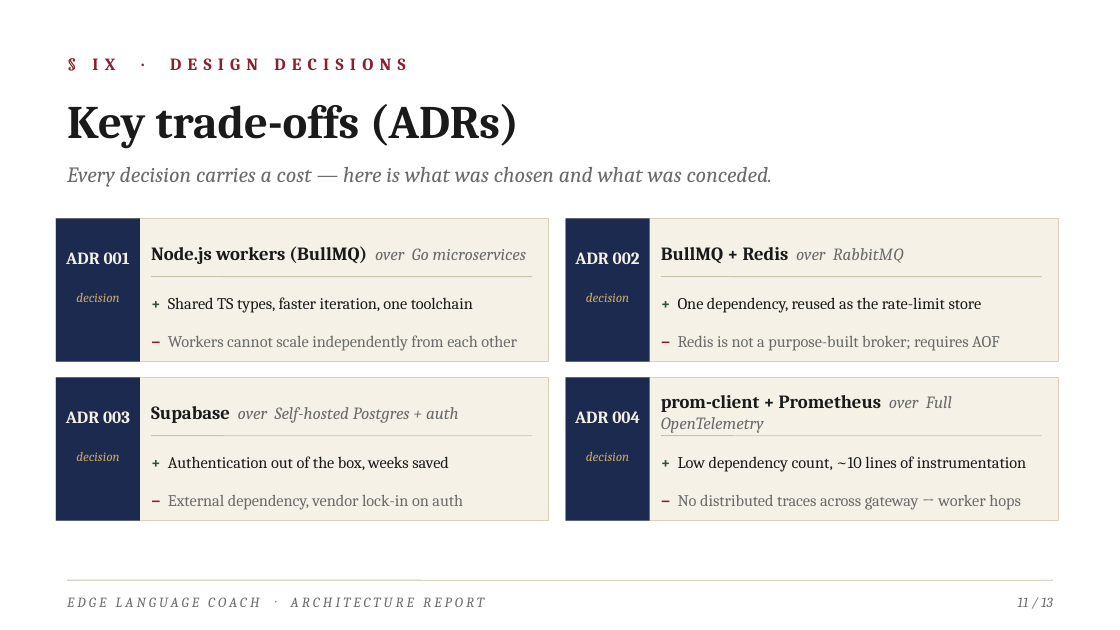
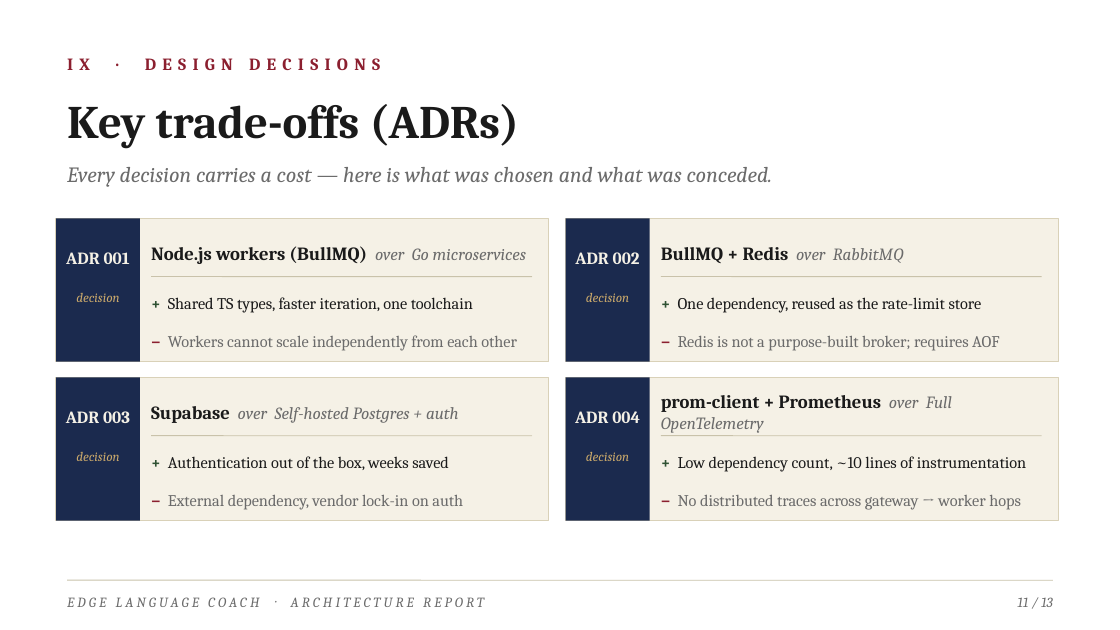
Before and after one commit to ibrahemaskar11/edge-language-coach, a slide deck: slide 11 of docs/edge-language-coach.pptx. Drawn at 1120x630 pixels with LibreOffice and Linux fonts; fonts in the diff are those of the drawing. Boxes give left, top, right and bottom in pixels: in the first picture for what was removed or moved away, otherwise in the second. Text is boxed around its words. In the diff, an @@ line names an element or a change of style, - is before the commit and + after.

```diff
--- a/docs/edge-language-coach.pptx
+++ b/docs/edge-language-coach.pptx
@@ text at (x1=67, y1=58, x2=380, y2=70): text changed @@
-§ IX · DESIGN DECISIONS
+IX · DESIGN DECISIONS
```
Also in this commit, not shown: 11 other slides changed.
